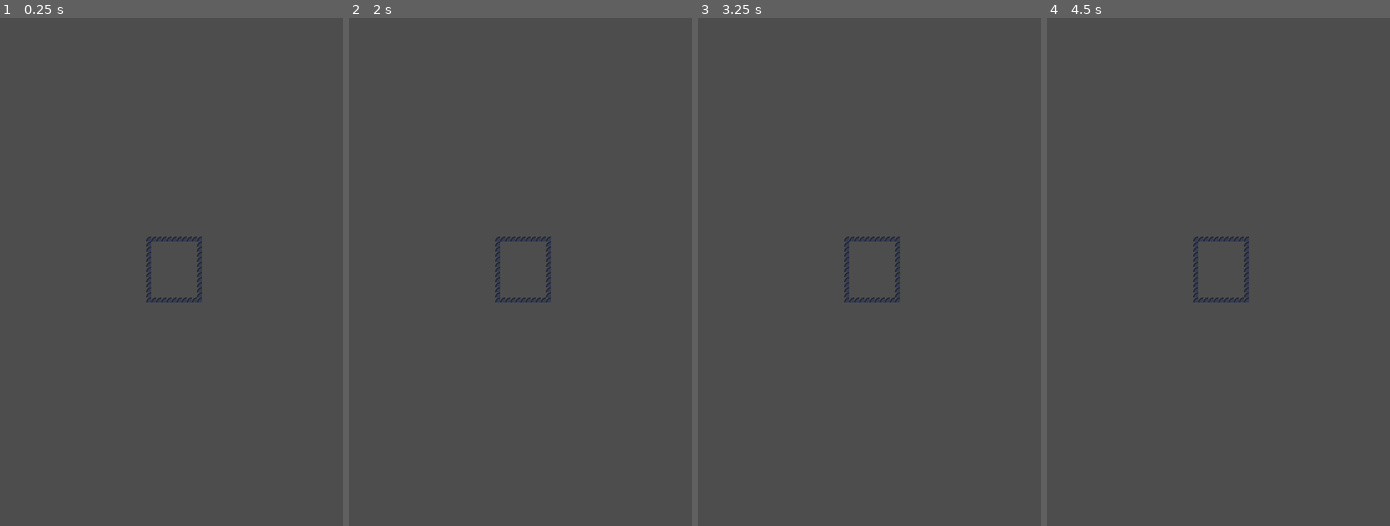
Above: before the commit, frames 1-4 (left to right).
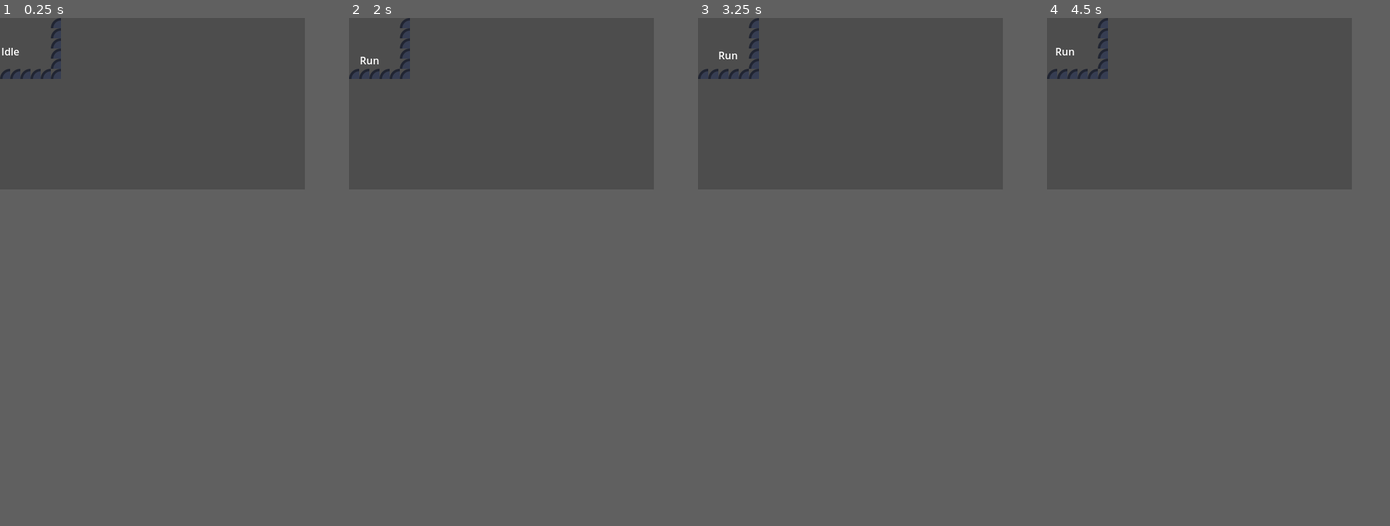
Above: after the commit, the same moments.

Repository: OlliO6/Cursed-Room
Game: Godot game, scene res://friendly_zone.tscn
Same seed, same stepped clock (60 frames per second), same inputs: the game is played once before the commit and once after it. The project has no main scene, so this scene is started directly. The engine's default icon, where the game draws it, is replaced by a stand-in: a white triangle on a blue panel in a dark square.
Inputs:
- Up to frame 1 (0.25 s): no input
- Up to frame 2 (2 s): tap Enter at 0.5 s; hold D (move_right, bound only after the commit) 0.53-1.28 s; hold S (move_down, bound only after the commit) from 1.28 s (still down)
- Up to frame 3 (3.25 s): release S (move_down, bound only after the commit) at 2.03 s; hold D (move_right, bound only after the commit) 2.03-2.78 s; hold W (move_up, bound only after the commit) from 2.78 s (still down)
- Up to frame 4 (4.5 s): release W (move_up, bound only after the commit) at 3.53 s; hold A (move_left, bound only after the commit) from 3.53 s (still down)
In our replay, the window is 540x800 before the commit and 480x270 after it. These sizes can differ from the game's own. Grey fills any space a smaller window leaves; there, only what the larger window draws over its background counts as a difference.

The runs differ from the first frame. In frame 1, 0.6% of the frame differs, in the area x 0-59%, y 0-56%; in frame 2, 0.6%; in frame 3, 0.6%; in frame 4, 0.6%.

Commit message:
add basic statemachine player movement

Diff:
--- /dev/null
+++ b/components/state.gd
@@ -0,0 +1,25 @@
+class_name State
+extends Node
+
+signal state_entered
+signal state_exited
+
+@export var tags: PackedStringArray
+
+func get_state_machine() -> StateMachine:
+	return get_parent() as StateMachine
+
+func is_active() -> bool:
+	return get_state_machine().state == self
+
+func enter():
+	emit_signal("state_entered")
+
+func exit():
+	emit_signal("state_exited")
+
+func _entered() -> void:
+	pass
+
+func _exited() -> void:
+	pass
--- /dev/null
+++ b/components/state_machine.gd
@@ -0,0 +1,24 @@
+class_name StateMachine
+extends Node
+
+signal state_switched(to_state: State, from_state: State)
+
+@export var start_state: State
+
+var state: State
+var prev_state: State
+
+func _ready() -> void:
+	_enter_start_state()
+
+func _enter_start_state() -> void:
+	if !is_instance_valid(state):
+		switch_state(start_state)
+
+func switch_state(to_state: State, _emit_switched:= true):
+	prev_state = state
+	state = to_state
+	if prev_state:
+		prev_state.exit()
+	state.enter()
+	state_switched.emit(to_state, prev_state)
--- a/friendly_zone.tscn
+++ b/friendly_zone.tscn
@@ -1,6 +1,7 @@
-[gd_scene load_steps=4 format=3 uid="uid://b60xn7n7ubk53"]
+[gd_scene load_steps=5 format=3 uid="uid://b60xn7n7ubk53"]
 
 [ext_resource type="Texture2D" uid="uid://dew8eid31v3cj" path="res://icon.svg" id="1_dydf1"]
+[ext_resource type="PackedScene" uid="uid://l1yqtqrqjmbh" path="res://player/player.tscn" id="2_40bxf"]
 
 [sub_resource type="TileSetAtlasSource" id="TileSetAtlasSource_e2nsm"]
 texture = ExtResource("1_dydf1")
@@ -209,4 +210,5 @@
 format = 2
 layer_0/tile_data = PackedInt32Array(393213, 0, 0, 393214, 0, 0, 393215, 0, 0, 327680, 0, 0, 327681, 0, 0, 327682, 0, 0 …(542 unchanged characters)…
 
-[node name="Camera2D" type="Camera2D" parent="."]
+[node name="Player" parent="." instance=ExtResource("2_40bxf")]
+position = Vector2(2, 41)
--- /dev/null
+++ b/player/player.gd
@@ -0,0 +1,34 @@
+extends CharacterBody2D
+
+
+@export var movement_speed: float
+@export_range(0, 1) var acceleration: float
+@export_range(0, 1) var deceleration: float
+
+@onready var state_machine = $StateMachine
+@onready var idle_state = $StateMachine/Idle
+@onready var run_state = $StateMachine/Run
+
+func _ready() -> void:
+	pass
+
+func _physics_process(delta) -> void:
+
+	$StateLabel.text = state_machine.state.name
+
+	match state_machine.state:
+		idle_state:
+			_move(Vector2.ZERO, 0, deceleration)
+			if InputManager.get_move_input() != Vector2.ZERO:
+				state_machine.switch_state(run_state)
+
+		run_state:
+			var move_input:= InputManager.get_move_input()
+			_move(move_input, movement_speed, acceleration)
+			if move_input == Vector2.ZERO:
+				state_machine.switch_state(idle_state)
+
+	move_and_slide()
+
+func _move(dir: Vector2, speed: float, accel: float) -> void:
+	velocity = lerp(velocity, dir * speed, accel)
--- /dev/null
+++ b/player/player.tscn
@@ -0,0 +1,30 @@
+[gd_scene load_steps=5 format=3 uid="uid://l1yqtqrqjmbh"]
+
+[ext_resource type="Script" path="res://player/player.gd" id="1_xhl2v"]
+[ext_resource type="Script" path="res://components/state_machine.gd" id="2_thslt"]
+[ext_resource type="Script" path="res://components/state.gd" id="3_hw1ms"]
+
+[sub_resource type="CircleShape2D" id="CircleShape2D_tiiay"]
+
+[node name="Player" type="CharacterBody2D"]
+script = ExtResource("1_xhl2v")
+movement_speed = 20.0
+acceleration = 1.0
+deceleration = 0.91
+
+[node name="StateMachine" type="Node" parent="." node_paths=PackedStringArray("start_state")]
+script = ExtResource("2_thslt")
+start_state = NodePath("Idle")
+
+[node name="Idle" type="Node" parent="StateMachine"]
+script = ExtResource("3_hw1ms")
+
+[node name="Run" type="Node" parent="StateMachine"]
+script = ExtResource("3_hw1ms")
+
+[node name="CollisionShape2D" type="CollisionShape2D" parent="."]
+shape = SubResource("CircleShape2D_tiiay")
+
+[node name="StateLabel" type="Label" parent="."]
+offset_right = 40.0
+offset_bottom = 23.0
--- a/project.godot
+++ b/project.godot
@@ -14,18 +14,43 @@
 config/features=PackedStringArray("4.2", "Forward Plus")
 config/icon="res://icon.svg"
 
+[autoload]
+
+InputManager="*res://singletons/input_manager.gd"
+
 [display]
 
 window/size/viewport_width=480
 window/size/viewport_height=270
-window/size/window_width_override=1080
-window/size/window_height_override=1920
 window/handheld/orientation=1
 
 [dotnet]
 
 project/assembly_name="Cursed Room"
 
+[input]
+
+move_up={
+"deadzone": 0.5,
+"events": [Object(InputEventKey,"resource_local_to_scene":false,"resource_name":"","device":-1,"window_id":0,"alt_pressed":false,"shift_pressed":false,"ctrl_pressed":false,"meta_pressed":false,"pressed":false,"keycode":0,"physical_keycode":87,"key_label":0,"unicode":119,"echo":false,"script":null)
+]
+}
+move_down={
+"deadzone": 0.5,
+"events": [Object(InputEventKey,"resource_local_to_scene":false,"resource_name":"","device":-1,"window_id":0,"alt_pressed":false,"shift_pressed":false,"ctrl_pressed":false,"meta_pressed":false,"pressed":false,"keycode":0,"physical_keycode":83,"key_label":0,"unicode":115,"echo":false,"script":null)
+]
+}
+move_left={
+"deadzone": 0.5,
+"events": [Object(InputEventKey,"resource_local_to_scene":false,"resource_name":"","device":-1,"window_id":0,"alt_pressed":false,"shift_pressed":false,"ctrl_pressed":false,"meta_pressed":false,"pressed":false,"keycode":0,"physical_keycode":65,"key_label":0,"unicode":97,"echo":false,"script":null)
+]
+}
+move_right={
+"deadzone": 0.5,
+"events": [Object(InputEventKey,"resource_local_to_scene":false,"resource_name":"","device":-1,"window_id":0,"alt_pressed":false,"shift_pressed":false,"ctrl_pressed":false,"meta_pressed":false,"pressed":false,"keycode":0,"physical_keycode":68,"key_label":0,"unicode":100,"echo":false,"script":null)
+]
+}
+
 [rendering]
 
 textures/canvas_textures/default_texture_filter=0
--- /dev/null
+++ b/singletons/input_manager.gd
@@ -0,0 +1,14 @@
+extends Node
+
+const DEADZONE:= 0.3
+
+func get_move_input() -> Vector2:
+
+	var result: Vector2
+	result.x = Input.get_axis("move_left", "move_right")
+	result.y = Input.get_axis("move_up", "move_down")
+	var lenght:= result.length()
+	if lenght > 1:
+		result = result.normalized()
+
+	return result if lenght > DEADZONE else Vector2.ZERO
